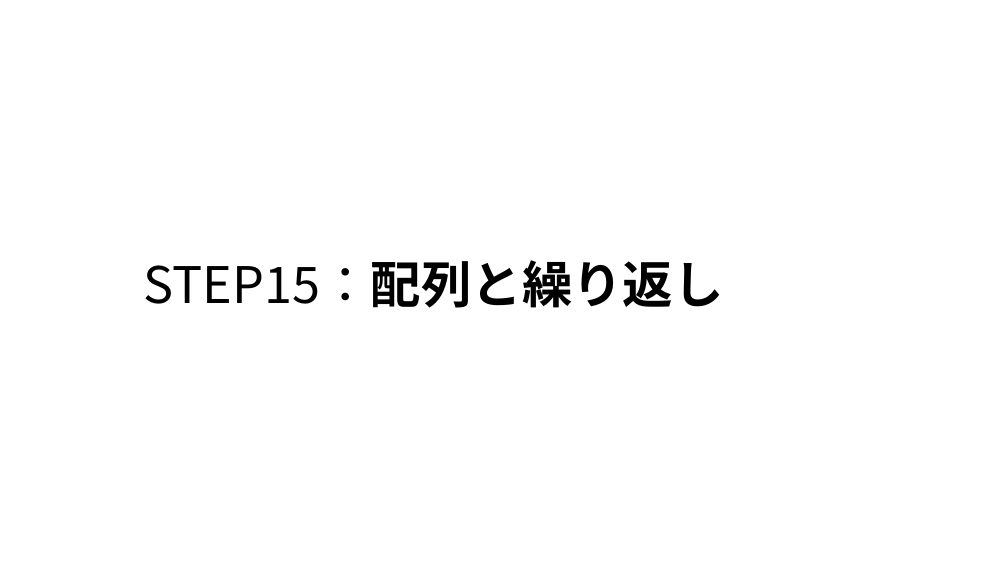
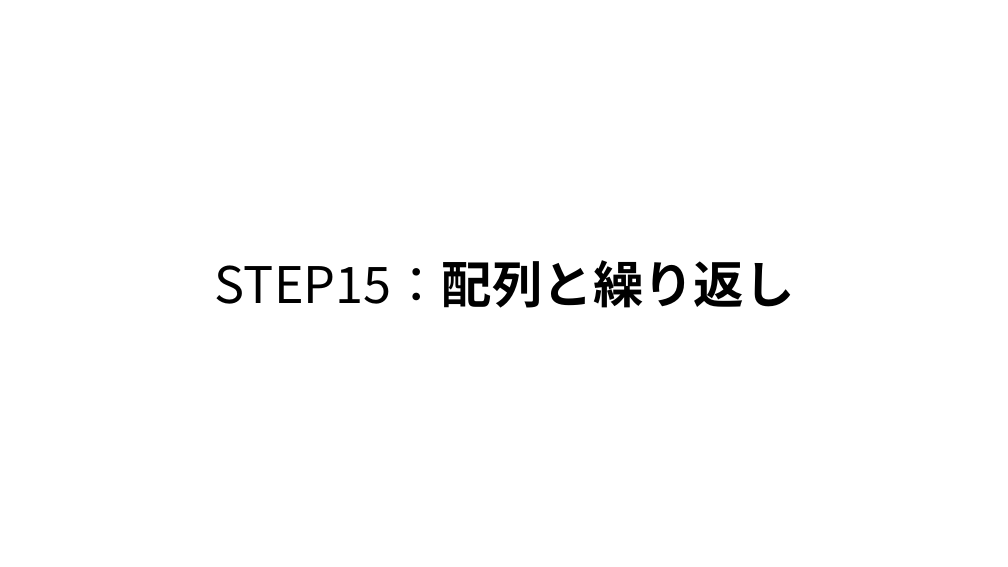
Before and after one commit to amami-harhid/p5jsPracticeSamples, a slide deck: slide 89 of Documents/p5Js_practice02.pptx (slide 66 before the commit). Drawn at 1008x567 pixels with LibreOffice and Linux fonts; fonts in the diff are those of the drawing. Boxes give left, top, right and bottom in pixels: in the first picture for what was removed or moved away, otherwise in the second. Text is boxed around its words. In the diff, an @@ line names an element or a change of style, - is before the commit and + after.

```diff
--- a/Documents/p5Js_practice02.pptx
+++ b/Documents/p5Js_practice02.pptx
@@ text "STEP15：配列と繰り返し": place and size @@
-text "STEP15：配列と繰り返し" at [144, 260, 724, 308]
+text "STEP15：配列と繰り返し" at [215, 260, 795, 308]
```
Also in this commit, not shown: 5 other slides changed, 42 slides added, 1 slide removed.
